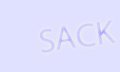
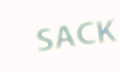
Before/after of a 120 x 72 layered artwork. What changed in the layer stack:
painted on "SACK" over <box>36,19,119,53</box>
painted on "Layer 0" over <box>0,0,120,72</box>
